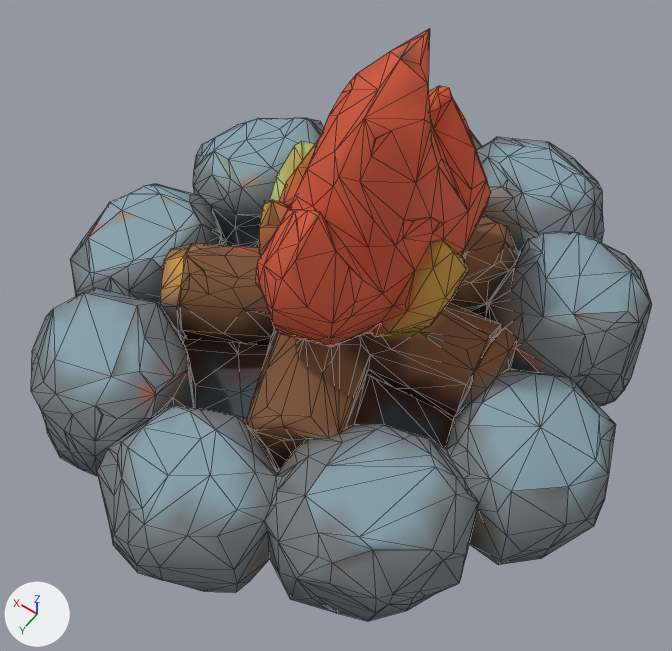
Renders of the glTF model public/models/campfire.glb from each side of a commit.
The view is the same before and after, from a camera (50 mm lens) standing at (-0.522, 0.764, 0.92) and looking at (-0.059, 0.115, -0.1). Arrows for +X, +Y and +Z are at lower left; the lights stay in place. The first picture is the older version. Mesh edges are drawn as thin lines. Where no turn or scale is listed for an object, it has been applied to the vertices. Vertices at exactly the same position are counted once.

Objects in the first picture: 'tripo_node_1d5565ca-07ac-4c95-8b89-318c3e4cab5e'.
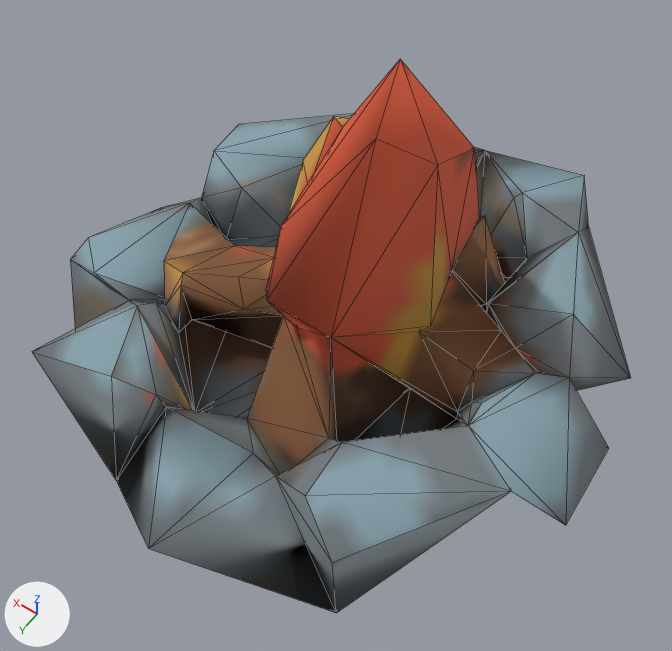
Where the newer file only moved an object's origin or applied its transform, the numbers keep the older frame.

Location of each change, (x1, y1, x2, y2) in pixels of the pictures (672 x 651 px):
'tripo_node_1d5565ca-07ac-4c95-8b89-318c3e4cab5e', reshaped (6% shorter)
    before: (31, 29, 652, 621)
    after: (32, 59, 631, 613)
part 1 of me_tripo_mesh_1d5565ca_07ac_4c95_8b89_318c3e4cab5e, deleted
    before: (31, 29, 652, 621)

The change in detail:
me_tripo_mesh_1d5565ca_07ac_4c95_8b89_318c3e4cab5e is used by ob_tripo_node_1d5565ca_07ac_4c95_8b89_318c3e4cab5e; location (0.0, 0.0, 0.0).
me_tripo_mesh_1d5565ca_07ac_4c95_8b89_318c3e4cab5e had 1444 vertices, 2919 faces and spanned x -0.477..0.477, y -0.5..0.5, z -0.305..0.305.
me_tripo_mesh_1d5565ca_07ac_4c95_8b89_318c3e4cab5e now has 195 vertices, 415 faces and spans x -0.448..0.443, y -0.495..0.487, z -0.305..0.287.
me_tripo_mesh_1d5565ca_07ac_4c95_8b89_318c3e4cab5e part 1: 1249 vertices removed from x -0.477..0.477, y -0.5..0.5, z -0.304..0.305.
